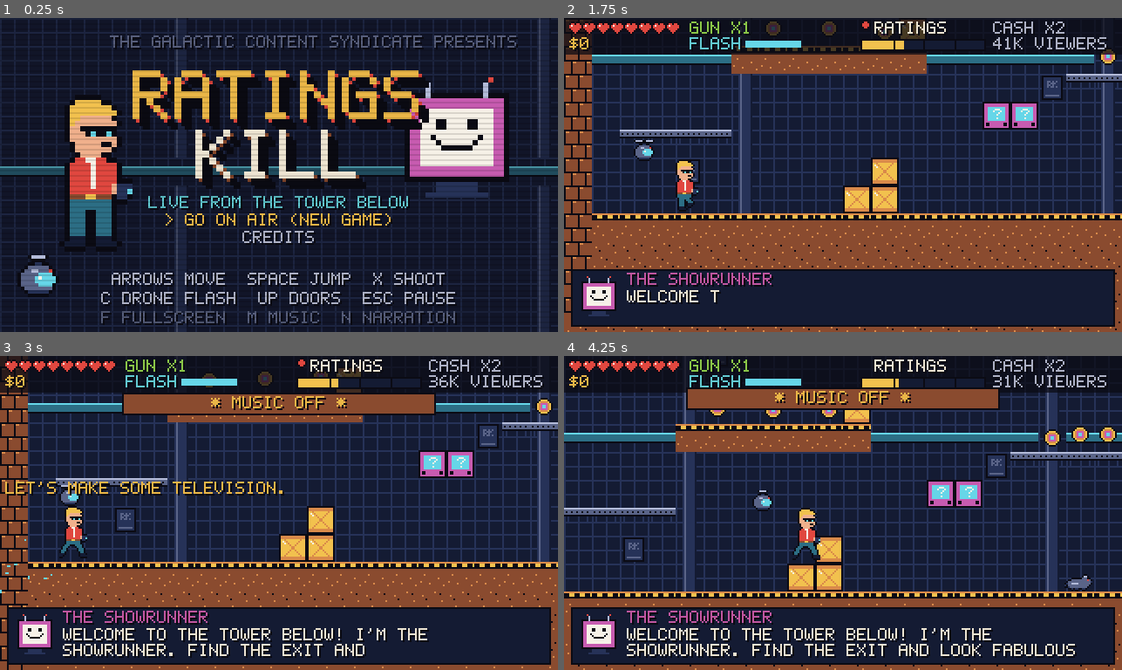
Above: before the commit, frames 1-4 (two rows, left to right).
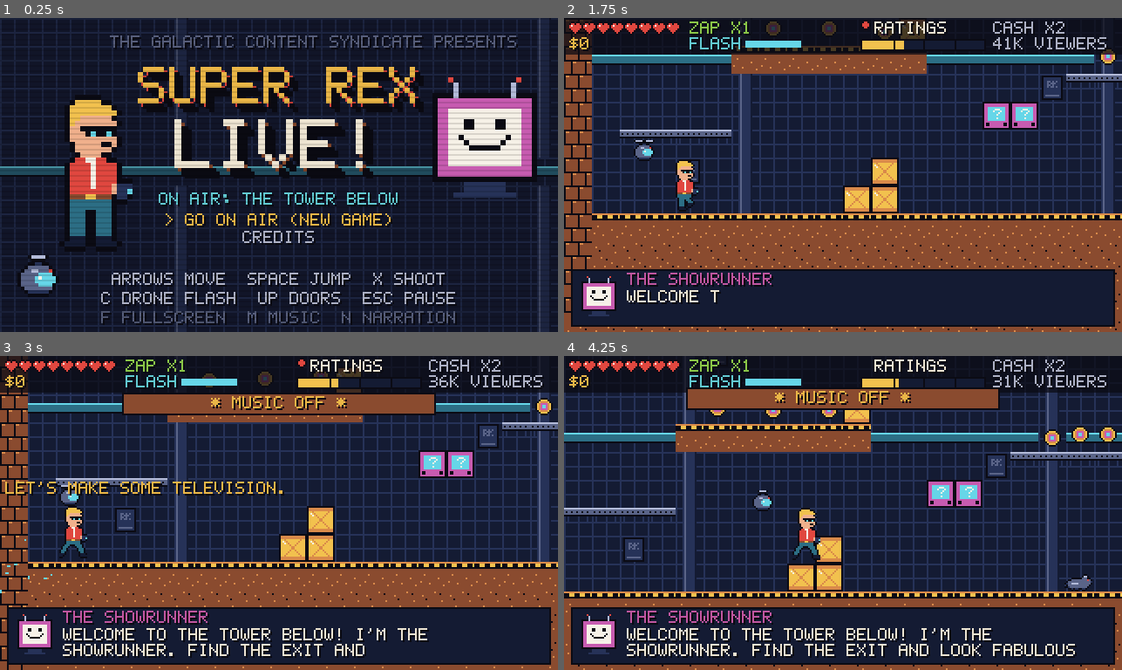
Above: after the commit, the same moments.

Repository: tomstepp/ratings-kill
Game: Godot game, scene res://scenes/main.tscn
Two runs of this game, one before a commit and one after it. Both use one fixed random seed, a clock stepped at 60 frames per second and the inputs below.
Inputs:
- Up to frame 1 (0.25 s): no input
- Up to frame 2 (1.75 s): tap Enter at 0.5 s; hold Right (move_right) from 0.53 s (still down); tap C (drone) at 0.6 s; tap Space (jump) at 0.77, 1.52 s; tap Up (interact) at 1.35 s
- Up to frame 3 (3 s): release Right (move_right) at 2.03 s; hold Left (move_left) 2.03-2.78 s; hold X (shoot) 2.03-2.78 s; hold Right (move_right) from 2.78 s (still down); tap M (toggle_music) at 2.85 s
- Up to frame 4 (4.25 s): keep holding Right (move_right); tap Space (jump) at 3.02, 3.77 s; hold N (toggle_narration) from 3.53 s (still down)

The runs differ from the first frame. In frame 1, 13% of the frame differs, in the area x 23-97%, y 15-62%; in frame 2, less than 0.1%; in frame 3, less than 0.1%; in frame 4, less than 0.1%.

Commit message:
Rename

Diff:
--- a/project.godot
+++ b/project.godot
@@ -10,7 +10,7 @@
 
 [application]
 
-config/name="Ratings Kill"
+config/name="Super Rex Live"
 config/description="A run-and-gun platformer broadcast live across the galaxy."
 boot_splash/show_image=false
 boot_splash/bg_color=Color(0.078, 0.106, 0.2, 1)
--- a/scripts/autoload/game_state.gd
+++ b/scripts/autoload/game_state.gd
@@ -48,6 +48,7 @@
 func _ready() -> void:
 	process_mode = Node.PROCESS_MODE_ALWAYS
 	_setup_input()
+	_migrate_old_data()
 	_load_settings()
 	get_tree().auto_accept_quit = false
 
@@ -271,6 +272,17 @@
 # ------------------------------------------------------------------ settings
 
 const SETTINGS_PATH := "user://settings.cfg"
+
+
+## The game used to be called Ratings Kill, which kept its data in another
+## folder; carry that save and settings over the first time.
+func _migrate_old_data() -> void:
+	var old := OS.get_user_data_dir().get_base_dir().path_join("Ratings Kill")
+	for f in ["save.cfg", "settings.cfg"]:
+		var src := old.path_join(f)
+		var dst := OS.get_user_data_dir().path_join(f)
+		if FileAccess.file_exists(src) and not FileAccess.file_exists(dst):
+			DirAccess.copy_absolute(src, dst)
 
 
 func _load_settings() -> void:
--- a/scripts/autoload/ratings.gd
+++ b/scripts/autoload/ratings.gd
@@ -19,7 +19,7 @@
 const BORED_AFTER := 9.0  # seconds spent low before the penalty
 const BORED_COOLDOWN := 18.0
 const CLEAN_EVERY := 25.0  # seconds without damage for a CLEAN RUN bonus
-const QUIP_WINDOW := 2.5  # kill this soon after a quip for a bonus
+const QUIP_WINDOW := 2.5  # take an enemy down this soon after a quip for a bonus
 const TIER := 25.0  # every 25 points of meter adds x1 to the cash multiplier
 const CANCEL_FROM_FLOOR := 2  # floor index (0-based) where an empty meter cancels you
 const CANCEL_AFTER := 6.0  # seconds at zero before the plug is pulled
@@ -31,7 +31,7 @@
 	"A": "Strong numbers! The sponsors are almost smiling.",
 	"B": "Solid ratings. Respectable. Forgettable, but respectable.",
 	"C": "Mediocre numbers. We'll fix it in post.",
-	"D": "Those ratings were a crime scene. Back to the break room.",
+	"D": "Those ratings were a disaster. Back to the break room.",
 }
 
 var value := START
@@ -149,7 +149,7 @@
 		add(6, "TAKEDOWN")
 	if quip_bonus:
 		_last_quip = -100.0
-		add(10, "QUIP KILL")
+		add(10, "QUIP COMBO")
 
 
 func on_stomp_chain(chain: int) -> void:
--- a/scripts/autoload/showrunner.gd
+++ b/scripts/autoload/showrunner.gd
@@ -19,7 +19,7 @@
 	"sodas": {"title": "HYDRATION PARTNER", "reward": 100, "stat": 3},
 	"secrets": {"title": "SECRET SHOPPER", "reward": 200, "stat": 1},
 	"stomps": {"title": "FOOTWORK", "reward": 150, "stat": 5},
-	"kills": {"title": "BODY COUNT", "reward": 250, "stat": 25},
+	"kills": {"title": "CROWD PLEASER", "reward": 250, "stat": 25},
 	"chain3": {"title": "TRIPLE THREAT", "reward": 300},
 	"sponsor": {"title": "BRAND SYNERGY", "reward": 200},
 	"bored": {"title": "DEAD AIR", "reward": 50},
--- a/scripts/dev/dev_tools.gd
+++ b/scripts/dev/dev_tools.gd
@@ -3,6 +3,7 @@
 ##   --capture=DIR   save a screenshot every --every=N physics ticks (60 per second), quit after --shots=N
 ##   --bot           hold right, hop and shoot: a crude smoke-test player
 ##   --god           Rex can't lose health
+##   --firepower=N   with --level, start with N shots per trigger pull (handled in main.gd)
 ##   --save=PATH     use another save file (e.g. user://none.cfg for a clean title screen)
 
 var capture_dir := ""
--- a/scripts/dev/playtest.gd
+++ b/scripts/dev/playtest.gd
@@ -716,6 +716,20 @@
 		await frames(200)
 		check("beating %s opens the exit" % pair[1], find(ExitDoor) != null and Showrunner.unlocked.has(pair[2]))
 
+	# Only the Director himself hurts; his crane seat doesn't.
+	var dir_boss: Director = await boss_fight(11, "the Director (contact)")
+	dir_boss.mode = Director.Mode.DYING  # hold still for the test
+	await frames(2)
+	GameState.health = 8
+	rex.global_position = dir_boss.global_position + Vector2(18, 0)  # beside the seat, below his body
+	rex.velocity = Vector2.ZERO
+	rex._invuln = 0.0
+	dir_boss.touch_rex(rex, rex.global_position.y, false)
+	var seat_safe := GameState.health == 8
+	rex.global_position = dir_boss.global_position + Vector2(0, -8)  # right into him
+	dir_boss.touch_rex(rex, rex.global_position.y, false)
+	check("the Director's crane seat is safe, he isn't", seat_safe and GameState.health < 8, "(hp %d)" % GameState.health)
+
 	var fin: Finale = await boss_fight(15, "the Season Finale")
 	var f0 := fin.hp
 	fin.mode = Finale.Mode.IDLE
--- a/scripts/enemies/director.gd
+++ b/scripts/enemies/director.gd
@@ -61,6 +61,19 @@
 	position.y = _cruise_y
 
 
+## Only the Director himself hurts. His crane seat and rig are scenery, so
+## brushing past them is safe (his whole sprite still takes bolts and stomps).
+const PERSON := Rect2(-9, -31, 18, 23)  # head and torso, relative to his feet
+
+
+func touch_rex(r: Rex, prev_feet: float, falling: bool) -> void:
+	var person := Rect2(global_position + PERSON.position, PERSON.size)
+	var rex_box := Rect2(r.global_position + Vector2(-5, -27), Vector2(10, 27))
+	var stomp := falling and prev_feet <= global_position.y - top_offset + 8.0
+	if stomp or person.intersects(rex_box):
+		super(r, prev_feet, falling)
+
+
 func in_intro() -> bool:
 	return mode == Mode.INTRO
 
@@ -82,8 +95,9 @@
 			position = position.move_toward(Vector2(x, _cruise_y + sin(_phase * 2.3) * 10.0), 110.0 * delta)
 			_light_t -= delta
 			if r and _light_t <= 0.0:
-				_light_t = 1.4 if not enraged else 0.9
-				GameState.level.drop_light(r.global_position + Vector2(r.velocity.x * 0.5, -20))
+				# His lights are a nuisance, not the main threat: sparse, and 1 damage.
+				_light_t = 2.6 if not enraged else 1.8
+				GameState.level.drop_light(r.global_position + Vector2(r.velocity.x * 0.5, -20), 0.0, 1)
 			if _t <= 0.0:
 				if randf() < 0.45:
 					_go(Mode.CLAP, 0.5)
@@ -153,7 +167,7 @@
 	for dx in [-70.0, 70.0]:
 		var d := MicDrone.new()
 		d.position = Vector2(clampf(global_position.x + dx, _left, _right), _cruise_y + 30.0)
-		GameState.level.add_child(d)
+		GameState.level.add_child.call_deferred(d)  # enraged by a bolt mid-physics-step
 
 
 func _die() -> void:
--- a/scripts/enemies/finale.gd
+++ b/scripts/enemies/finale.gd
@@ -151,7 +151,7 @@
 			_rain_t = 0.0
 			_go(Mode.RAIN, 2.4)
 		"summon":
-			Showrunner.say(["Let's revisit some fan favorites!", "Previously, on Ratings Kill..."].pick_random(), "showrunner", true)
+			Showrunner.say(["Let's revisit some fan favorites!", "Previously, on Super Rex Live!..."].pick_random(), "showrunner", true)
 			_go(Mode.SUMMON, 0.6)
 
 
--- a/scripts/enemies/floor_manager.gd
+++ b/scripts/enemies/floor_manager.gd
@@ -198,4 +198,4 @@
 func _die() -> void:
 	mode = Mode.DYING
 	sprite.play("hurt")
-	_finale("The Floor Manager has clocked out. Permanently. Who approves my timesheets now?!", 36.0)
+	_finale("The Floor Manager has clocked out early. Who approves my timesheets now?!", 36.0)
--- a/scripts/main.gd
+++ b/scripts/main.gd
@@ -19,6 +19,10 @@
 			return
 		if arg.begins_with("--level="):
 			GameState.new_game()
+			# --firepower=N starts the run with N shots per trigger pull (1-4).
+			for other in OS.get_cmdline_user_args():
+				if other.begins_with("--firepower="):
+					GameState.firepower = clampi(int(other.get_slice("=", 1)), 1, GameState.MAX_FIREPOWER)
 			GameState.start_level(int(arg.get_slice("=", 1)))
 			return
 		if arg == "--screen=break":
--- a/scripts/player/rex.gd
+++ b/scripts/player/rex.gd
@@ -31,7 +31,7 @@
 		"And scene.", "Should've read the script."],
 	"stomp": ["Sole proprietor!", "Step on it!", "Floor seats!", "Mind the boots."],
 	"pickup": ["Product placement!", "Don't mind if I do.", "Hydration is self-care.", "Expensed."],
-	"near_death": ["I've had worse reviews.", "Just a flesh wound. Mostly.", "Is my good side bleeding?",
+	"near_death": ["I've had worse reviews.", "Just a scratch. Mostly.", "Is my good side okay?",
 		"Somebody call my agent."],
 	"key": ["Access granted. Obviously.", "Keycard? I AM the key."],
 	"secret": ["Hidden talent!", "Nobody reads the fine print."],
@@ -368,7 +368,7 @@
 	Showrunner.say("Mind the gap! That one's coming out of your appearance fee.")
 
 
-## Say something cocky. Kills soon after a quip score a QUIP KILL bonus.
+## Say something cocky. Takedowns soon after a quip score a QUIP COMBO bonus.
 func quip(kind: String, force := false) -> void:
 	if state == State.DEAD or (_quip_cd > 0.0 and not force):
 		return
--- a/scripts/ui/credits.gd
+++ b/scripts/ui/credits.gd
@@ -11,7 +11,7 @@
 const AUTO_SPEED := 18.0  # px per second
 const FAST_SPEED := 160.0
 const CREDITS := [
-	"RATINGS KILL",
+	"SUPER REX LIVE!",
 	"",
 	"A GAME BY TOM STEPP",
 	"",
--- a/scripts/ui/hud.gd
+++ b/scripts/ui/hud.gd
@@ -173,7 +173,7 @@
 		# Low health: the last hearts throb.
 		_hearts[i].modulate = Color(1.6, 1.6, 1.6) if GameState.health <= 2 and i < GameState.health and fmod(_t, 0.5) < 0.25 else Color.WHITE
 	_points.text = "$%d" % GameState.points
-	_fire.text = "GUN x%d" % GameState.firepower
+	_fire.text = "ZAP x%d" % GameState.firepower
 	for i in 3:
 		_keys[i].visible = GameState.keys.has(["red", "blue", "yellow"][i])
 	if level and is_instance_valid(level.boom):
--- a/scripts/ui/title_screen.gd
+++ b/scripts/ui/title_screen.gd
@@ -12,7 +12,7 @@
 	var tv := Sprite2D.new()
 	tv.texture = Art.frame("portraits", Vector2i(24, 24), 0)
 	tv.scale = Vector2(3, 3)
-	tv.position = Vector2(262, 70)
+	tv.position = Vector2(278, 70)
 	add_child(tv)
 	_rex = AnimatedSprite2D.new()
 	_rex.sprite_frames = Art.frames("rex", Vector2i(16, 32), {"idle": [[0, 1], 2.0, true]})
@@ -28,11 +28,11 @@
 	add_child(boom)
 
 	centered("THE GALACTIC CONTENT SYNDICATE PRESENTS", 10, Art.c("metal"))
-	centered("RATINGS", 30, Art.c("red"), 4).position += Vector2(2, 2)
-	centered("RATINGS", 30, Art.c("gold"), 4)
-	centered("KILL", 64, Art.c("rust"), 4).position += Vector2(2, 2)
-	centered("KILL", 64, Art.c("white"), 4)
-	centered("LIVE FROM THE TOWER BELOW", 102, Art.c("cyan"))
+	centered("SUPER REX", 28, Art.c("red"), 3).position += Vector2(2, 2)
+	centered("SUPER REX", 28, Art.c("gold"), 3)
+	centered("LIVE!", 58, Art.c("rust"), 4).position += Vector2(2, 2)
+	centered("LIVE!", 58, Art.c("white"), 4)
+	centered("ON AIR: THE TOWER BELOW", 100, Art.c("cyan"))
 	var saved := GameState.saved_level()
 	if saved > 0:
 		var name: String = Level.read_header(GameState.LEVELS[saved]).get("name", "")
--- a/scripts/world/level.gd
+++ b/scripts/world/level.gd
@@ -554,7 +554,7 @@
 			break
 	var crate := SponsorCrate.new()
 	crate.position = ceiling_above(spot, 6) + Vector2(0, 8)
-	add_child(crate)
+	add_child.call_deferred(crate)  # may be triggered from inside a physics callback
 
 
 func _on_boredom() -> void:
@@ -583,10 +583,11 @@
 
 
 ## Drop a stage light (after a blinking warning) above `p`. False if `p` is inside a wall.
-func drop_light(p: Vector2, delay := 0.0) -> bool:
+func drop_light(p: Vector2, delay := 0.0, damage := 2) -> bool:
 	if not is_empty(_cell_at(p)):
 		return false
 	var light := StageLight.new()
+	light.damage = damage
 	light.position = ceiling_above(p, 7)
 	light.floor_y = floor_below(p)
 	if delay > 0.0:
--- a/scripts/world/stage_light.gd
+++ b/scripts/world/stage_light.gd
@@ -6,6 +6,7 @@
 const FALL_SPEED := 340.0
 
 var floor_y := 0.0
+var damage := 2
 var _t := 0.0
 var _sprite: Sprite2D
 var _marker: Label
@@ -41,7 +42,7 @@
 	_marker.position.y = floor_y - global_position.y - 10
 	for b in get_overlapping_bodies():
 		if b is Rex:
-			b.hurt(2, global_position.x)
+			b.hurt(damage, global_position.x)
 	if global_position.y >= floor_y - 6:
 		Sfx.play("explode", 1.3, -4.0)
 		GameState.level.burst(global_position, Art.c("gold"), 16, 110.0)
--- a/tools/dump_licenses.gd
+++ b/tools/dump_licenses.gd
@@ -5,7 +5,7 @@
 
 func _init() -> void:
 	var f := FileAccess.open("res://build/web/licenses.txt", FileAccess.WRITE)
-	f.store_string("RATINGS KILL - A GAME BY TOM STEPP\n\n" + LicenseText.full() + "\n")
+	f.store_string("SUPER REX LIVE! - A GAME BY TOM STEPP\n\n" + LicenseText.full() + "\n")
 	f.close()
 	print("wrote build/web/licenses.txt")
 	quit()
Not shown, changed: export_presets.cfg
Not shown, changed: levels/f1_l1.txt
Not shown, changed: levels/f2_l2.txt
Not shown, changed: levels/f4_l1.txt
Binary file changed: web/og.png
Binary file changed: web/title.png
Not shown, changed: tools/build_web.sh
